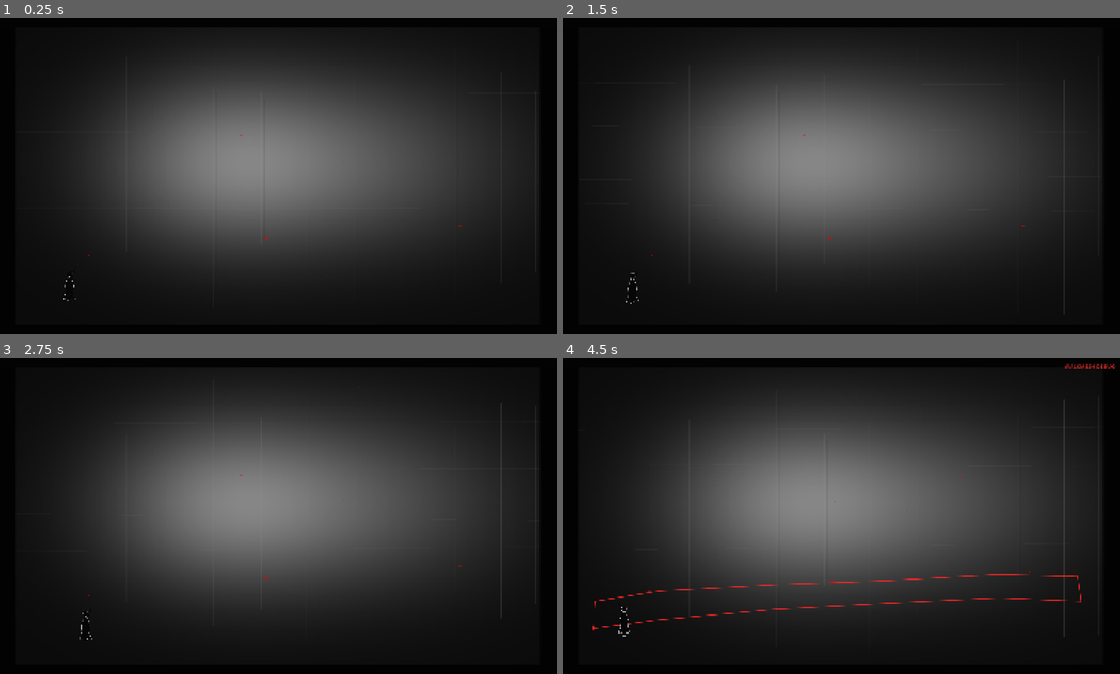
Above: before the commit, frames 1-4 (two rows, left to right).
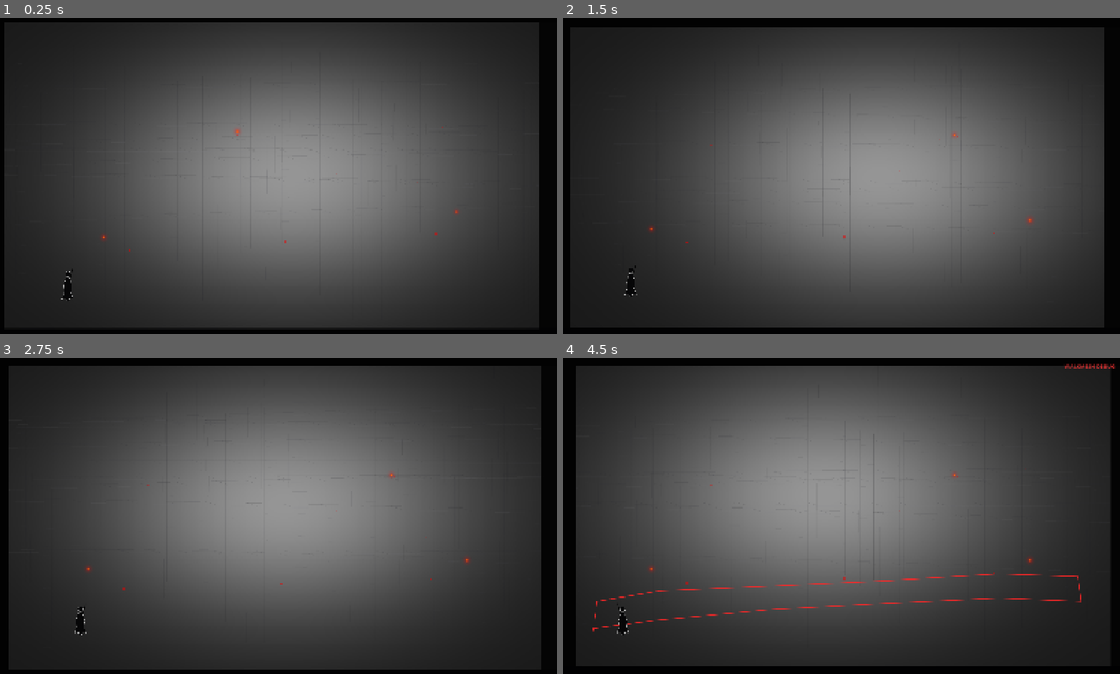
Above: after the commit, the same moments.

Repository: qcimport1337-sketch/STRATA_NULL_BUILD
Game: Godot game, scene res://scenes/modular_field.tscn
Same seed, same stepped clock (60 frames per second), same inputs: the game is played once before the commit and once after it.
Inputs (mouse positions are in pixels of both pictures, inside the frame that each line leads up to):
- Up to frame 1 (0.25 s): no input
- Up to frame 2 (1.5 s): tap Enter at 0.5 s; move the mouse to (964, 160) at 0.52 s; hold D (move_right) 0.53-1.28 s; tap E (interact) at 0.6 s; click (964, 160) at 0.67 s; tap Space at 0.77 s; tap R (regen) at 0.8, 1.35 s; move the mouse to (724, 191) at 1.27 s; hold S (move_down) from 1.28 s (still down)
- Up to frame 3 (2.75 s): tap Space at 1.52, 2 s; tap E (interact) at 1.55, 2.1 s; move the mouse to (334, 446) at 2.02 s; release S (move_down) at 2.03 s; hold D (move_right) from 2.03 s (still down); tap R (regen) at 2.3 s
- Up to frame 4 (4.5 s): move the mouse to (813, 579) at 2.77 s; release D (move_right) at 2.78 s; hold W (move_up) 2.78-3.53 s; tap R (regen) at 2.85, 3.8, 4.35 s; click (813, 579) at 2.92 s; tap Space at 3.02, 3.77 s; tap E (interact) at 3.05, 3.6 s; move the mouse to (1014, 563) at 3.52 s; hold A (move_left) from 3.53 s (still down); tap F1 (debug_mesh) at 4.15 s; move the mouse to (668, 468) at 4.27 s

The runs differ from the first frame. In frame 1, 51% of the frame differs, in the area x 0-97%, y 1-98%; in frame 2, 50%; in frame 3, 57%, in the area x 1-98%, y 2-99%; in frame 4, 53%.

Commit message:
Apply screenshot-driven v0.9 convergence generator

Diff:
--- a/scripts/modular_field.gd
+++ b/scripts/modular_field.gd
@@ -2,21 +2,21 @@
 
 const W:int=1672
 const H:int=941
-const NEAR_SPEED:float=245.0
-const FAR_SPEED:float=110.0
+const NEAR_SPEED:float=235.0
+const FAR_SPEED:float=105.0
 const ROUTES:Array[String]=["straight_catwalk.png","split_deck_bridge.png","enclosed_service_bridge.png","maintenance_spine.png","rail_bridge.png","transfer_bridge.png"]
 const NODES:Array[String]=["cantilever_platform.png","balcony_landing.png","ring_landing.png"]
-const SPECIAL:Array[String]=["broken_span.png","suspended_walkway.png","ramp_connector.png","suspended_platform.png"]
 const VERTICALS:Array[String]=["abyss_column.png","elevator_shaft.png","service_riser.png"]
 
 var rng:=RandomNumberGenerator.new()
 var texture_cache:Dictionary={}
+var beacon_texture:Texture2D
 var walkmesh:=PackedVector2Array()
 var interactions:Array[Dictionary]=[]
-var player_pos:=Vector2(250,790)
+var player_pos:=Vector2(245,785)
 var facing:float=1.0
 var top_y:float=560.0
-var bottom_y:float=850.0
+var bottom_y:float=840.0
 var show_debug:bool=false
 var msg_timer:float=0.0
 var seed_value:int=0
@@ -39,84 +39,89 @@
     _bind(&"move_left",[KEY_A,KEY_LEFT]); _bind(&"move_right",[KEY_D,KEY_RIGHT])
     _bind(&"move_up",[KEY_W,KEY_UP]); _bind(&"move_down",[KEY_S,KEY_DOWN])
     _bind(&"interact",[KEY_E,KEY_SPACE]); _bind(&"regen",[KEY_R]); _bind(&"debug_mesh",[KEY_F1])
+    seed_label.visible=false; message.visible=false
+    glow_a.energy=0.0; glow_b.energy=0.0
+    beacon_texture=_make_beacon_texture()
     if "--smoke-test" in OS.get_cmdline_user_args():
         print("STRATA_SMOKE_READY"); get_tree().quit(); return
     var audit_seed:int=-1
     for arg in OS.get_cmdline_user_args():
         if arg.begins_with("--audit-seed="): audit_seed=int(arg.get_slice("=",1))
-    seed_label.visible=false; message.visible=false
     _generate_scene(audit_seed)
     if "--audit-shot" in OS.get_cmdline_user_args():
         await get_tree().process_frame; await get_tree().process_frame; await get_tree().process_frame
-        var shot:Image=get_viewport().get_texture().get_image()
-        shot.save_png(ProjectSettings.globalize_path("res://audit.png"))
-        get_tree().quit()
+        var shot:Image=get_viewport().get_texture().get_image(); shot.save_png(ProjectSettings.globalize_path("res://audit.png")); get_tree().quit()
 
 func _bind(action:StringName,keys:Array)->void:
-    if not InputMap.has_action(action): InputMap.add_action(action)
+    if not InputMap.has_action(action):InputMap.add_action(action)
     if InputMap.action_get_events(action).size()>0:return
     for code in keys:
-        var ev:=InputEventKey.new(); ev.physical_keycode=code; InputMap.action_add_event(action,ev)
+        var ev:=InputEventKey.new();ev.physical_keycode=code;InputMap.action_add_event(action,ev)
 
 func _process(delta:float)->void:
-    if Input.is_action_just_pressed("regen"): _generate_scene(); return
+    if Input.is_action_just_pressed("regen"):_generate_scene();return
     if Input.is_action_just_pressed("debug_mesh"):
-        show_debug=not show_debug; debug_label.visible=show_debug; queue_redraw()
-    _move_player(delta); _update_interaction()
-    var t:float=float(Time.get_ticks_msec())/1000.0
-    glow_a.energy=0.0; glow_b.energy=0.0
+        show_debug=not show_debug;debug_label.visible=show_debug;queue_redraw()
+    _move_player(delta);_update_interaction()
     if msg_timer>0.0:
         msg_timer-=delta
-        if msg_timer<=0.0:message.text="R regenerate   WASD move   E interact   F1 walkmesh"
+        if msg_timer<=0.0:message.text=""
 
 func _generate_scene(fixed_seed:int=-1)->void:
-    if fixed_seed>=0: seed_value=fixed_seed; rng.seed=seed_value
-    else: rng.randomize(); seed_value=int(rng.randi())
+    if fixed_seed>=0:seed_value=fixed_seed;rng.seed=seed_value
+    else:rng.randomize();seed_value=int(rng.randi())
     _clear_modules(far_modules);_clear_modules(mid_modules);_clear_modules(play_modules);_clear_modules(foreground_modules)
     _make_background()
     var choice:int=rng.randi_range(0,2)
-    if choice==0: grammar_name="ABYSS CROSSING"; _abyss()
-    elif choice==1: grammar_name="MAINTENANCE SPINE"; _maintenance()
-    else: grammar_name="VERTICAL LOOP"; _vertical_loop()
-    _far_dressing(); _foreground_dressing()
-    seed_label.text="Seed %d   %s"%[seed_value,grammar_name]
-    print("STRATA_GRAMMAR ",grammar_name," seed=",seed_value)
-    prompt.text="";message.text="R regenerate   WASD move   E interact   F1 walkmesh";_update_player_visual();queue_redraw()
+    if choice==0:grammar_name="ABYSS CROSSING";_abyss()
+    elif choice==1:grammar_name="MAINTENANCE SPINE";_maintenance()
+    else:grammar_name="VERTICAL LOOP";_vertical_loop()
+    _far_dressing();_foreground_dressing();_semantic_red()
+    prompt.text="";_update_player_visual();queue_redraw()
 
 func _clear_modules(parent:Node2D)->void:
     for child in parent.get_children():child.queue_free()
 
 func _make_background()->void:
-    var bw:int=418
-    var bh:int=235
-    var small:Image=Image.create(bw,bh,false,Image.FORMAT_RGBA8)
+    var bw:int=418;var bh:int=235
+    var small:=Image.create(bw,bh,false,Image.FORMAT_RGBA8)
+    var cx:float=rng.randf_range(760.0,980.0);var cy:float=rng.randf_range(390.0,500.0)
     for y in range(bh):
         for x in range(bw):
-            var px:float=float(x)*4.0
-            var py:float=float(y)*4.0
-            var dx1:float=(px-690.0)/520.0
-            var dy1:float=(py-430.0)/360.0
-            var dx2:float=(px-1160.0)/620.0
-            var dy2:float=(py-430.0)/410.0
-            var fog1:float=exp(-(dx1*dx1+dy1*dy1)*2.0)
-            var fog2:float=exp(-(dx2*dx2+dy2*dy2)*2.4)
-            var tone:float=11.0+108.0*fog1+54.0*fog2
+            var px:float=float(x)*4.0;var py:float=float(y)*4.0
+            var dx:float=(px-cx)/690.0;var dy:float=(py-cy)/430.0
+            var fog:float=exp(-(dx*dx+dy*dy)*1.55)
+            var tone:float=24.0+126.0*fog
             small.set_pixel(x,y,Color(tone/255.0,tone/255.0,tone/255.0,1.0))
     small.resize(W,H,Image.INTERPOLATE_BILINEAR)
     var img:Image=small
-    var xs:Array[int]=[95,180,285,395,520,650,790,920,1060,1200,1355,1490,1590]
-    for x in xs:
-        var y0:int=rng.randi_range(70,240)
-        var y1:int=rng.randi_range(650,880)
-        var a:float=rng.randf_range(0.10,0.22)
-        _line(img,Vector2i(x,y0),Vector2i(x,y1),Color(0.64,0.64,0.66,a))
-        if rng.randf()<0.65:_line(img,Vector2i(x+8,y0+20),Vector2i(x+8,y1-20),Color(0.10,0.10,0.12,a*0.75))
-    for yy in [210,330,470,560]:
-        _line(img,Vector2i(0,yy+rng.randi_range(-16,16)),Vector2i(W,yy+rng.randi_range(-18,18)),Color(0.50,0.50,0.52,0.10))
-    img.fill_rect(Rect2i(0,0,72,H),Color(0.01,0.01,0.012,1.0))
-    img.fill_rect(Rect2i(W-68,0,68,H),Color(0.01,0.01,0.012,1.0))
-    img.fill_rect(Rect2i(0,0,W,34),Color(0.012,0.012,0.014,1.0))
-    img.fill_rect(Rect2i(0,H-36,W,36),Color(0.008,0.008,0.01,1.0))
+    var x:int=rng.randi_range(65,100)
+    while x<W-50:
+        var y0:int=rng.randi_range(70,230);var y1:int=rng.randi_range(650,900)
+        var span:int=rng.randi_range(18,44);var a:float=rng.randf_range(0.10,0.20)
+        _line(img,Vector2i(x,y0),Vector2i(x,y1),Color(0.10,0.10,0.12,a))
+        _line(img,Vector2i(x+span,y0+10),Vector2i(x+span,y1-15),Color(0.10,0.10,0.12,a))
+        var yy:int=y0+rng.randi_range(30,60)
+        while yy<y1-20:
+            _line(img,Vector2i(x,yy),Vector2i(x+span,yy+rng.randi_range(-4,4)),Color(0.28,0.28,0.30,a*0.65))
+            yy+=rng.randi_range(55,100)
+        x+=rng.randi_range(70,125)
+    for i in range(rng.randi_range(7,10)):
+        var yb:int=rng.randi_range(150,600);var slope:int=rng.randi_range(-55,55);var a:float=rng.randf_range(0.08,0.16)
+        _line(img,Vector2i(0,yb),Vector2i(W,yb+slope),Color(0.18,0.18,0.20,a))
+        _line(img,Vector2i(0,yb+10),Vector2i(W,yb+slope+10),Color(0.52,0.52,0.54,a*0.55))
+        var xx:int=rng.randi_range(0,90)
+        while xx<W:
+            var yy:int=int(lerp(float(yb),float(yb+slope),float(xx)/float(W)))
+            _line(img,Vector2i(xx,yy),Vector2i(xx+32,yy+10),Color(0.16,0.16,0.18,a*0.9))
+            xx+=rng.randi_range(75,120)
+    for i in range(rng.randi_range(16,26)):
+        var xx:int=rng.randi_range(50,W-50);var y0:int=rng.randi_range(20,400);var y1:int=rng.randi_range(y0+70,900)
+        _line(img,Vector2i(xx,y0),Vector2i(xx+rng.randi_range(-8,8),y1),Color(0.08,0.08,0.10,rng.randf_range(0.05,0.10)))
+    img.fill_rect(Rect2i(0,0,rng.randi_range(38,70),H),Color(0.008,0.008,0.010,1.0))
+    img.fill_rect(Rect2i(W-rng.randi_range(38,70),0,70,H),Color(0.008,0.008,0.010,0.97))
+    img.fill_rect(Rect2i(0,0,W,rng.randi_range(20,36)),Color(0.008,0.008,0.010,1.0))
+    img.fill_rect(Rect2i(0,H-rng.randi_range(20,34),W,34),Color(0.006,0.006,0.008,1.0))
     generated_bg.texture=ImageTexture.create_from_image(img)
 
 func _line(img:Image,a:Vector2i,b:Vector2i,col:Color)->void:
@@ -129,71 +134,80 @@
         if e2<=dx:err+=dx;y+=sy
 
 func _abyss()->void:
-    _module(play_modules,"balcony_landing.png",Vector2(250,694),0.60,false,630,0.96,0.0)
-    _module(play_modules,"straight_catwalk.png",Vector2(820,658),1.08,false,625,1.0,-0.012)
-    _module(play_modules,"cantilever_platform.png",Vector2(1375,625),0.60,true,630,0.98,0.0)
-    _module(mid_modules,"abyss_column.png",Vector2(465,375),0.72,false,-7,0.70,0.0)
-    _module(mid_modules,"elevator_shaft.png",Vector2(1260,350),0.67,true,-6,0.62,0.0)
-    _module(mid_modules,"service_riser.png",Vector2(850,430),0.54,false,-5,0.46,0.0)
-    _module(mid_modules,"transfer_bridge.png",Vector2(950,455),0.34,true,-4,0.34,0.0)
-    walkmesh=PackedVector2Array([Vector2(130,805),Vector2(145,720),Vector2(320,690),Vector2(650,670),Vector2(960,655),Vector2(1280,635),Vector2(1525,648),Vector2(1535,715),Vector2(1280,704),Vector2(960,720),Vector2(640,740),Vector2(300,770),Vector2(130,790)])
-    player_pos=Vector2(235,765);top_y=620.0;bottom_y=820.0
-    interactions=[{"pos":Vector2(1400,640),"radius":85.0,"prompt":"CONTINUE","message":"The route continues through the megastructure."}]
-    glow_a.position=Vector2(470,355);glow_b.position=Vector2(1390,610)
+    var y:float=rng.randf_range(655.0,690.0)
+    _module(play_modules,"balcony_landing.png",Vector2(360,y+10),0.66,false,630,0.98,0.0)
+    _module(play_modules,"straight_catwalk.png",Vector2(805,y),rng.randf_range(1.08,1.16),false,625,1.0,rng.randf_range(-0.018,0.006))
+    _module(play_modules,"cantilever_platform.png",Vector2(1265,y-14),0.68,true,630,0.98,0.0)
+    _module(mid_modules,"abyss_column.png",Vector2(460,370),0.70,false,-7,0.62,0.0)
+    _module(mid_modules,"elevator_shaft.png",Vector2(1260,350),0.63,true,-6,0.56,0.0)
+    _module(mid_modules,_pick(ROUTES),Vector2(930,450),0.32,true,-5,0.28,rng.randf_range(-0.015,0.015))
+    walkmesh=PackedVector2Array([Vector2(125,815),Vector2(140,720),Vector2(315,690),Vector2(645,675),Vector2(965,660),Vector2(1280,640),Vector2(1530,650),Vector2(1540,715),Vector2(1280,705),Vector2(965,720),Vector2(640,742),Vector2(305,772),Vector2(125,800)])
+    player_pos=Vector2(225,770);top_y=620.0;bottom_y=830.0
+    interactions=[{"pos":Vector2(1400,645),"radius":85.0,"prompt":"CONTINUE","message":"The route continues through the megastructure."}]
 
 func _maintenance()->void:
-    _module(play_modules,"maintenance_spine.png",Vector2(280,690),0.72,false,630,1.0,0.0)
-    _module(play_modules,"straight_catwalk.png",Vector2(815,662),0.96,false,625,1.0,-0.008)
-    _module(play_modules,"balcony_landing.png",Vector2(1390,635),0.64,true,630,1.0,0.0)
-    _module(mid_modules,"service_riser.png",Vector2(470,380),0.69,false,-7,0.66,0.0)
-    _module(mid_modules,"elevator_shaft.png",Vector2(1190,355),0.70,false,-6,0.64,0.0)
-    _module(mid_modules,"abyss_column.png",Vector2(820,430),0.50,false,-5,0.44,0.0)
-    _module(mid_modules,"enclosed_service_bridge.png",Vector2(1030,455),0.34,false,-4,0.34,0.0)
-    walkmesh=PackedVector2Array([Vector2(115,815),Vector2(120,720),Vector2(310,690),Vector2(640,672),Vector2(970,660),Vector2(1300,642),Vector2(1530,648),Vector2(1540,720),Vector2(1300,710),Vector2(970,726),Vector2(640,744),Vector2(300,775),Vector2(115,800)])
-    player_pos=Vector2(230,780);top_y=625.0;bottom_y=830.0
+    var y:float=rng.randf_range(650.0,680.0)
+    _module(play_modules,"maintenance_spine.png",Vector2(390,y+12),0.94,false,630,1.0,0.0)
+    _module(play_modules,"rail_bridge.png",Vector2(850,y-2),0.98,false,625,1.0,rng.randf_range(-0.008,0.008))
+    _module(play_modules,"balcony_landing.png",Vector2(1285,y-16),0.70,true,630,1.0,0.0)
+    _module(mid_modules,"service_riser.png",Vector2(460,380),0.66,false,-7,0.58,0.0)
+    _module(mid_modules,"elevator_shaft.png",Vector2(1180,355),0.68,false,-6,0.58,0.0)
+    _module(mid_modules,"enclosed_service_bridge.png",Vector2(1010,455),0.31,false,-5,0.28,0.0)
+    walkmesh=PackedVector2Array([Vector2(115,815),Vector2(125,720),Vector2(310,690),Vector2(640,675),Vector2(970,660),Vector2(1300,640),Vector2(1530,648),Vector2(1540,720),Vector2(1300,710),Vector2(970,726),Vector2(640,744),Vector2(300,775),Vector2(115,800)])
+    player_pos=Vector2(225,780);top_y=620.0;bottom_y=835.0
     interactions=[{"pos":Vector2(1410,645),"radius":85.0,"prompt":"SERVICE ACCESS","message":"A maintenance branch continues deeper."}]
-    glow_a.position=Vector2(390,615);glow_b.position=Vector2(1385,620)
 
 func _vertical_loop()->void:
-    _module(play_modules,"ramp_connector.png",Vector2(285,705),0.66,false,630,1.0,0.0)
-    _module(play_modules,"straight_catwalk.png",Vector2(805,655),0.96,false,625,1.0,-0.008)
-    _module(play_modules,"ring_landing.png",Vector2(1370,615),0.64,true,630,1.0,0.0)
-    _module(mid_modules,"abyss_column.png",Vector2(730,350),0.82,false,-8,0.72,0.0)
-    _module(mid_modules,"elevator_shaft.png",Vector2(1320,330),0.66,false,-7,0.60,0.0)
-    _module(mid_modules,"service_riser.png",Vector2(1030,425),0.48,true,-6,0.46,0.0)
-    _module(mid_modules,"transfer_bridge.png",Vector2(1000,470),0.32,false,-5,0.32,0.0)
+    var y:float=rng.randf_range(640.0,675.0)
+    _module(play_modules,"ramp_connector.png",Vector2(405,y+24),0.86,false,630,1.0,0.0)
+    _module(play_modules,"suspended_walkway.png",Vector2(860,y-4),0.96,false,625,1.0,rng.randf_range(-0.012,0.006))
+    _module(play_modules,"ring_landing.png",Vector2(1300,y-24),0.72,true,630,1.0,0.0)
+    _module(mid_modules,"abyss_column.png",Vector2(720,350),0.78,false,-8,0.64,0.0)
+    _module(mid_modules,"elevator_shaft.png",Vector2(1320,330),0.63,false,-7,0.54,0.0)
+    _module(mid_modules,"transfer_bridge.png",Vector2(1010,465),0.30,false,-5,0.26,0.0)
     walkmesh=PackedVector2Array([Vector2(125,835),Vector2(135,748),Vector2(320,705),Vector2(620,677),Vector2(930,655),Vector2(1240,632),Vector2(1500,610),Vector2(1540,625),Vector2(1540,698),Vector2(1260,690),Vector2(940,716),Vector2(620,748),Vector2(310,790),Vector2(125,820)])
-    player_pos=Vector2(230,795);top_y=590.0;bottom_y=845.0
+    player_pos=Vector2(225,795);top_y=590.0;bottom_y=845.0
     interactions=[{"pos":Vector2(1370,625),"radius":88.0,"prompt":"LIFT NODE","message":"The generated vertical route continues above and below."}]
-    glow_a.position=Vector2(730,345);glow_b.position=Vector2(1370,590)
 
 func _far_dressing()->void:
-    var xs:Array[int]=[95,220,360,500,650,805,955,1110,1260,1410,1550]
+    var xs:Array[int]=[110,255,405,560,720,875,1030,1190,1350,1500]
     for i in range(xs.size()):
-        _module(far_modules,_pick(VERTICALS),Vector2(xs[i]+rng.randi_range(-24,24),rng.randi_range(245,390)),rng.randf_range(0.36,0.54),rng.randf()>0.55,-80+i,rng.randf_range(0.24,0.38),0.0)
-    var ys:Array[int]=[165,245,330,415,500,565]
+        _module(far_modules,_pick(VERTICALS),Vector2(xs[i]+rng.randi_range(-22,22),rng.randi_range(250,405)),rng.randf_range(0.34,0.52),rng.randf()>0.55,-80+i,rng.randf_range(0.27,0.41),0.0)
+    var ys:Array[int]=[150,225,300,375,455,535]
     for i in range(ys.size()):
-        _module(far_modules,_pick(ROUTES),Vector2(rng.randi_range(290,1380),ys[i]+rng.randi_range(-14,14)),rng.randf_range(0.24,0.35),rng.randf()>0.5,-65+i,rng.randf_range(0.19,0.31),rng.randf_range(-0.01,0.01))
+        _module(far_modules,_pick(ROUTES),Vector2(rng.randi_range(300,1380),ys[i]+rng.randi_range(-14,14)),rng.randf_range(0.27,0.41),rng.randf()>0.5,-65+i,rng.randf_range(0.20,0.31),rng.randf_range(-0.012,0.012))
+    for i in range(3):
+        _module(far_modules,_pick(NODES),Vector2(rng.randi_range(260,1420),rng.randi_range(330,560)),rng.randf_range(0.28,0.42),rng.randf()>0.5,-54+i,rng.randf_range(0.16,0.25),0.0)
 
 func _foreground_dressing()->void:
-    if rng.randf()<0.82:_module(foreground_modules,_pick(["service_riser.png","abyss_column.png"]),Vector2(-75,575),1.06,false,2200,0.88,0.0)
-    if rng.randf()<0.68:_module(foreground_modules,_pick(["service_riser.png","elevator_shaft.png"]),Vector2(W+78,575),1.02,true,2200,0.84,0.0)
-    if rng.randf()<0.55:_module(foreground_modules,_pick(["enclosed_service_bridge.png","maintenance_spine.png"]),Vector2(rng.randi_range(520,1120),95),0.52,rng.randf()>0.5,2150,0.38,rng.randf_range(-0.012,0.012))
+    if rng.randf()<0.78:_module(foreground_modules,_pick(["service_riser.png","abyss_column.png"]),Vector2(-60,580),1.03,false,2200,0.90,0.0)
+    if rng.randf()<0.66:_module(foreground_modules,_pick(["service_riser.png","elevator_shaft.png"]),Vector2(W+65,575),0.98,true,2200,0.86,0.0)
+
+func _semantic_red()->void:
+    var pts:Array[Vector2]=[]
+    if grammar_name=="ABYSS CROSSING":pts=[Vector2(315,635),Vector2(1365,600),Vector2(950,430)]
+    elif grammar_name=="MAINTENANCE SPINE":pts=[Vector2(285,625),Vector2(1390,600),Vector2(1170,350)]
+    else:pts=[Vector2(330,650),Vector2(1360,575),Vector2(720,340)]
+    for p in pts:_beacon(p,rng.randf_range(0.65,0.95),1800)
+
+func _make_beacon_texture()->Texture2D:
+    var im:=Image.create(48,48,false,Image.FORMAT_RGBA8)
+    for y in range(48):
+        for x in range(48):
+            var dx:float=float(x-24);var dy:float=float(y-24);var d:float=sqrt(dx*dx+dy*dy)
+            var a:float=clamp(1.0-d/23.0,0.0,1.0)
+            var core:float=clamp(1.0-d/7.0,0.0,1.0)
+            im.set_pixel(x,y,Color(1.0,0.03+0.42*core,0.03,a*a*0.42+core*0.58))
+    return ImageTexture.create_from_image(im)
+
+func _beacon(pos:Vector2,sc:float,z:int)->void:
+    var s:=Sprite2D.new();s.texture=beacon_texture;s.position=pos;s.scale=Vector2(sc,sc);s.z_index=z;foreground_modules.add_child(s)
 
 func _pick(arr:Array[String])->String:return arr[rng.randi_range(0,arr.size()-1)]
 
 func _module(parent:Node2D,filename:String,pos:Vector2,scale_value:float,flip_x:bool,z:int,opacity:float,rot:float)->void:
-    var s:=Sprite2D.new()
-    s.texture=_load_texture(filename)
-    s.position=pos
-    s.scale=Vector2((-scale_value if flip_x else scale_value),scale_value)
-    s.rotation=rot
-    s.modulate=Color(0.92,0.92,0.94,opacity)
-    s.z_index=z
-    var mat:=CanvasItemMaterial.new()
-    mat.blend_mode=CanvasItemMaterial.BLEND_MODE_MIX
-    s.material=mat
-    parent.add_child(s)
+    var s:=Sprite2D.new();s.texture=_load_texture(filename);s.position=pos;s.scale=Vector2((-scale_value if flip_x else scale_value),scale_value);s.rotation=rot;s.modulate=Color(0.93,0.93,0.95,opacity);s.z_index=z
+    var mat:=CanvasItemMaterial.new();mat.blend_mode=CanvasItemMaterial.BLEND_MODE_MIX;s.material=mat;parent.add_child(s)
 
 func _load_texture(filename:String)->Texture2D:
     if texture_cache.has(filename):return texture_cache[filename]
@@ -216,7 +230,7 @@
     _update_player_visual()
 
 func _update_player_visual()->void:
-    player.position=player_pos;var d:float=clamp((player_pos.y-top_y)/(bottom_y-top_y),0.0,1.0);var s:float=lerp(0.40,0.92,d);player.scale=Vector2(s*facing,s);player.z_index=int(player_pos.y)
+    player.position=player_pos;var d:float=clamp((player_pos.y-top_y)/(bottom_y-top_y),0.0,1.0);var s:float=lerp(0.39,0.90,d);player.scale=Vector2(s*facing,s);player.z_index=int(player_pos.y)
 
 func _update_interaction()->void:
     var near:Dictionary={};var best:float=INF
@@ -225,7 +239,7 @@
         if dist<=float(item.radius) and dist<best:near=item;best=dist
     if near.is_empty():prompt.text="";return
     prompt.text="E  "+str(near.prompt)
-    if Input.is_action_just_pressed("interact"):message.text=str(near.message);msg_timer=3.0
+    if Input.is_action_just_pressed("interact"):message.visible=true;message.text=str(near.message);msg_timer=3.0
 
 func _draw()->void:
     if not show_debug:return
